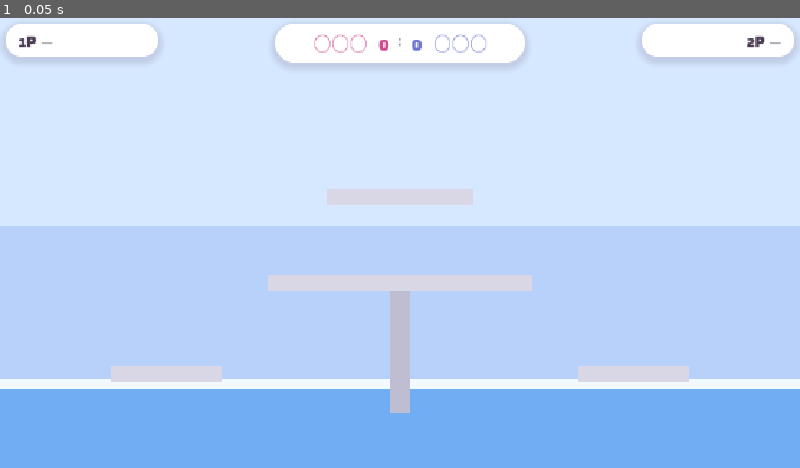
Above: before the commit, frame 1.
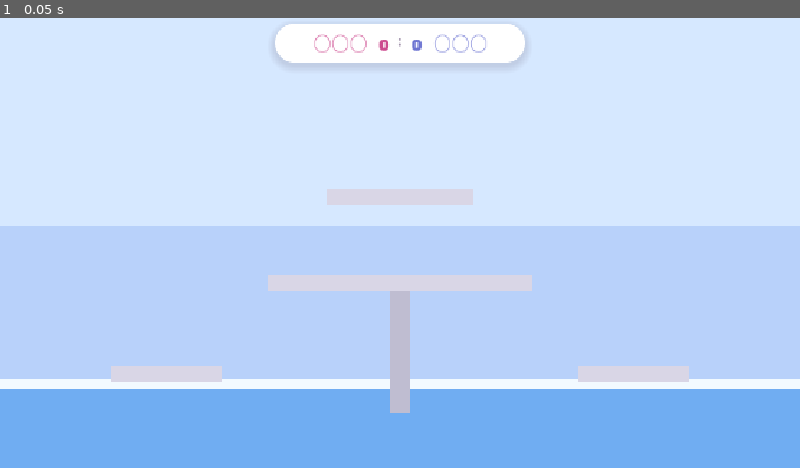
Above: after the commit, the same moment.

Repository: KADSA-OFFICIAL/Group-3
Game: Godot game, scene res://scenes/main.tscn
The game is run twice, just before and just after one commit, with the same random seed, the same clock (stepped at 60 frames per second) and the same inputs. This scene is started directly instead of the project's main scene.
Inputs:
- Up to frame 1 (0.05 s): no input

The runs differ from the first frame. In frame 1, 3.0% of the frame differs, in the area x 0-100%, y 1-10%.

Commit message:
feat: 화면 좌우 맨 위 이름·무기 카드도 없앤다 (#317)
체력 바를 걷어낸 뒤 이름·무기 한 줄만 남아 있던 `P1Card`·`P2Card` 를 통째로 지웠다
(요청). 이름은 젤리 머리 위 `NameLabel` 이 이미 달고 있고 무기는 손에 든 그림으로
읽히므로, 눈이 가지 않는 화면 구석에서 같은 것을 한 번 더 적고 있던 셈이다.

이제 전투 화면 맨 위에 남는 것은 가운데 라운드 포인트 카드뿐이고, 그 아래 관전자
안내와 방 전환 카드는 관전자에게만 뜬다.

에디터가 만든 `scripts/health_bar.gd.uid` 도 함께 넣는다.

검증: `--headless` 파싱 확인, 임시 하네스로 `UI/HUD` 자식 목록 대조 (failures=0,
`P1Card`·`P2Card` 없음), HUD 를 한 프레임 렌더해 눈으로 확인. 임시 파일은 지웠다.

Co-Authored-By: Claude Opus 5 <noreply@anthropic.com>

Diff:
--- a/scenes/main.tscn
+++ b/scenes/main.tscn
@@ -94,37 +94,6 @@
 offset_right = 736.0
 offset_bottom = 172.0
 
-[node name="P1Card" type="Panel" parent="UI/HUD"]
-offset_left = 8.0
-offset_top = 8.0
-offset_right = 228.0
-offset_bottom = 56.0
-
-[node name="Name" type="Label" parent="UI/HUD/P1Card"]
-offset_left = 18.0
-offset_top = 10.0
-offset_right = 202.0
-offset_bottom = 38.0
-theme_override_font_sizes/font_size = 20
-text = "1P"
-vertical_alignment = 1
-
-[node name="P2Card" type="Panel" parent="UI/HUD"]
-offset_left = 924.0
-offset_top = 8.0
-offset_right = 1144.0
-offset_bottom = 56.0
-
-[node name="Name" type="Label" parent="UI/HUD/P2Card"]
-offset_left = 18.0
-offset_top = 10.0
-offset_right = 202.0
-offset_bottom = 38.0
-theme_override_font_sizes/font_size = 20
-text = "2P"
-horizontal_alignment = 2
-vertical_alignment = 1
-
 [node name="Banner" type="Label" parent="UI/HUD"]
 anchor_left = 0.5
 anchor_right = 0.5
--- a/scripts/main.gd
+++ b/scripts/main.gd
@@ -2196,33 +2196,26 @@
 	_update_hud()
 
 
-## 이름·무기와 라운드 포인트 표시. 대기실 접속 순서(Lobby.order)가 1P·2P를 정한다.
-##
-## 라벨은 전부 흰 카드(`P1Card`·`P2Card`·`ScoreCard`) **안**에 들어 있다 — 카드 밖에 두면
-## 맵 배경 위에 그대로 그려져서 어두운 맵(용암)에서 진한 글자가 묻힌다(이슈 #112).
-##
-## **체력은 여기서 내지 않는다** (이슈 #317). 늘 떠 있던 체력 바와 숫자를 걷어내고,
-## 맞은 순간 젤리 머리 위에 2초만 뜨는 바(`health_bar.gd`)로 옮겼다 — 싸우는 동안 눈은
-## 젤리를 보고 있어서, 화면 구석의 바는 정작 맞은 순간에 읽히지 않았다.
-## 비운 자리에는 승패를 가르는 유일한 조건인 라운드 포인트를 맨 위 가운데로 올렸다.
+## 라운드 포인트 표시. 대기실 접속 순서(Lobby.order)가 1P·2P를 정한다.
+##
+## 라벨은 흰 카드(`ScoreCard`) **안**에 들어 있다 — 카드 밖에 두면 맵 배경 위에 그대로
+## 그려져서 어두운 맵(용암)에서 진한 글자가 묻힌다(이슈 #112).
+##
+## **화면 좌우 맨 위에는 이제 아무것도 없다** (이슈 #317, 요청). 늘 떠 있던 체력 바와
+## 숫자는 맞은 순간 젤리 머리 위에 2초만 뜨는 바(`health_bar.gd`)로 옮겼고, 남아 있던
+## 이름·무기 카드(`P1Card`·`P2Card`)도 걷어냈다 — 이름은 젤리 머리 위 `NameLabel` 이
+## 이미 달고 있고 무기는 손에 든 그림으로 읽힌다. 싸우는 동안 눈이 가지 않는 자리에
+## 같은 것을 한 번 더 적고 있던 셈이다.
+##
+## 남은 것은 승패를 가르는 유일한 조건인 라운드 포인트뿐이고, 그것을 맨 위 가운데로 올렸다.
 func _update_hud() -> void:
 	var score_card := $UI/HUD.get_node("ScoreCard")
 	for slot in 2:
-		var card := $UI/HUD.get_node("P%dCard" % (slot + 1))
-		var label := card.get_node("Name") as Label
 		var score_label := score_card.get_node("P%dScore" % (slot + 1)) as Label
-		var player: Player = null
 		var peer_id := 0
 		if slot < Lobby.order.size():
 			peer_id = Lobby.order[slot]
-			player = get_player(peer_id)
 		score_label.text = _score_text(int(scores.get(peer_id, 0)), slot == 1)
-		if player == null:
-			label.text = "%dP —" % (slot + 1)
-			continue
-		# 무기 선택이 끝나기 전에는 아직 아무것도 안 들었다 (#205) — 빈칸 대신 줄표를 둔다.
-		var weapon_text := player.weapon_id if player.weapon_id != "" else "—"
-		label.text = "%dP  %s" % [slot + 1, weapon_text]
 
 	var banner_label := $UI/HUD.get_node("Banner") as Label
 	banner_label.text = banner
Not shown, added: scripts/health_bar.gd.uid
Not shown, changed: AGENTS.md
Not shown, changed: CLAUDE.md
